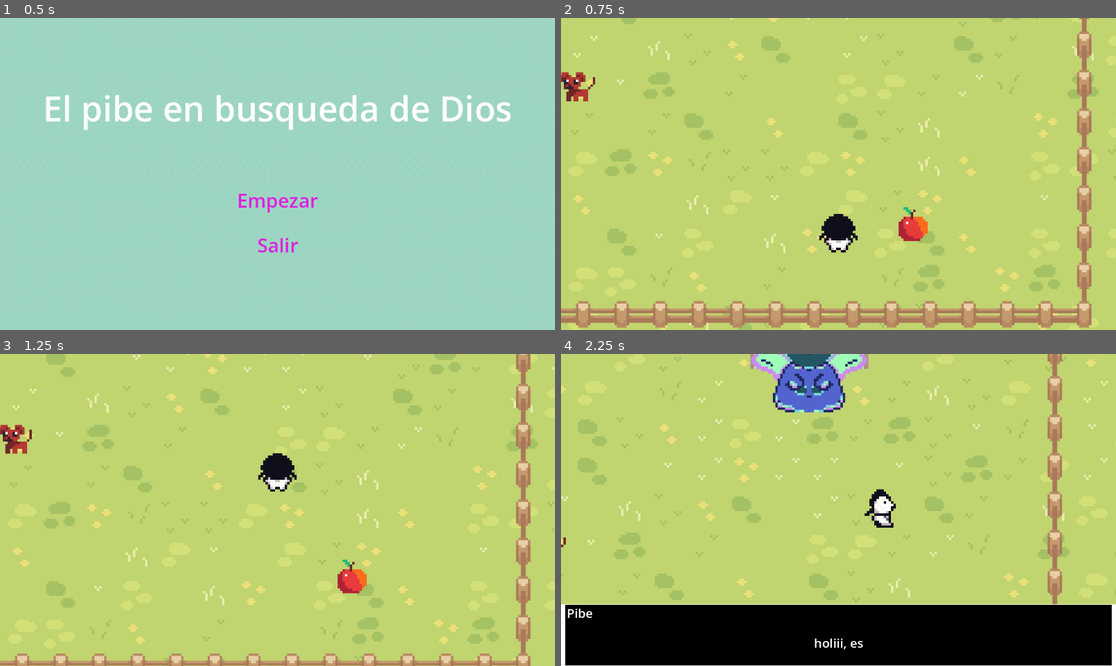
Above: before the commit, frames 1-4 (two rows, left to right).
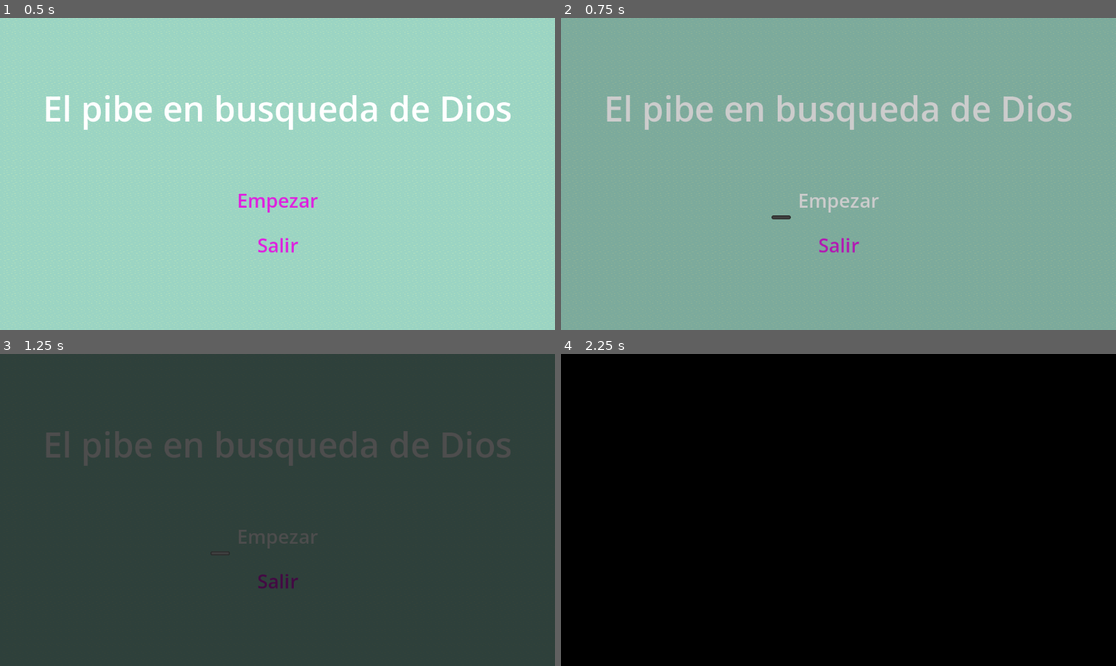
Above: after the commit, the same moments.

Repository: makiniqa/conocimiento-absurdo
Game: Godot game, scene res://Scenes/game.tscn
Two runs of this game, one before a commit and one after it. Both use one fixed random seed, a clock stepped at 60 frames per second and the inputs below.
Inputs (mouse positions are in pixels of both pictures, inside the frame that each line leads up to):
- Up to frame 1 (0.5 s): no input
- Up to frame 2 (0.75 s): click "Empezar" at 0.5 s
- Up to frame 3 (1.25 s): no input
- Up to frame 4 (2.25 s): click (838, 534) at 1.25 s, where only the run after the commit has a clickable "Empezar"; tap Enter at 2 s; hold Right (right) from 2.03 s (still down); tap Z at 2.1 s

Frame 1 is identical in both runs. In frame 2, 100% of the frame differs, in the area x 0-100%, y 0-100%; in frame 3, 100%; in frame 4, 81%.

Commit message:
retoques semi-finales :D

Diff:
--- a/Scenes/dialogue_box.tscn
+++ b/Scenes/dialogue_box.tscn
@@ -69,3 +69,4 @@
 
 [node name="AudioStreamPlayer" type="AudioStreamPlayer" parent="." unique_id=1694669748]
 volume_db = -10.0
+bus = &"Voces"
--- a/Scenes/game.tscn
+++ b/Scenes/game.tscn
@@ -12,6 +12,11 @@
 
 [node name="Level_Loader" parent="." unique_id=2094152714 instance=ExtResource("2_3dryh")]
 
+[node name="Music" type="AudioStreamPlayer" parent="." unique_id=1553599321]
+autoplay = true
+bus = &"Music"
+
 [connection signal="level_changed" from="Level_Loader" to="." method="_on_level_loader_level_changed"]
 [connection signal="menu_enter" from="Level_Loader" to="." method="_on_level_loader_menu_enter"]
 [connection signal="menu_exit" from="Level_Loader" to="." method="_on_level_loader_menu_exit"]
+[connection signal="music_changed" from="Level_Loader" to="." method="_on_level_loader_music_changed"]
--- a/Scenes/nivel_0.tscn
+++ b/Scenes/nivel_0.tscn
@@ -3,6 +3,43 @@
 [ext_resource type="Script" uid="uid://d0w0kc8d5myan" path="res://Scripts/nivel_0.gd" id="1_820xk"]
 [ext_resource type="Texture2D" uid="uid://l4wtivhr3kxw" path="res://Tilesets/Water.png" id="1_yjwmx"]
 [ext_resource type="Script" uid="uid://1mtyqshbwaky" path="res://Scripts/menu_button.gd" id="2_820xk"]
+
+[sub_resource type="Animation" id="Animation_l2piy"]
+resource_name = "FadeOut"
+length = 2.0
+tracks/0/type = "value"
+tracks/0/imported = false
+tracks/0/enabled = true
+tracks/0/path = NodePath(".:color")
+tracks/0/interp = 1
+tracks/0/loop_wrap = true
+tracks/0/keys = {
+"times": PackedFloat32Array(0, 1),
+"transitions": PackedFloat32Array(1, 1),
+"update": 0,
+"values": [Color(0, 0, 0, 0), Color(0, 0, 0, 1)]
+}
+
+[sub_resource type="Animation" id="Animation_3wii6"]
+length = 0.001
+tracks/0/type = "value"
+tracks/0/imported = false
+tracks/0/enabled = true
+tracks/0/path = NodePath(".:color")
+tracks/0/interp = 1
+tracks/0/loop_wrap = true
+tracks/0/keys = {
+"times": PackedFloat32Array(0),
+"transitions": PackedFloat32Array(1),
+"update": 0,
+"values": [Color(0, 0, 0, 0)]
+}
+
+[sub_resource type="AnimationLibrary" id="AnimationLibrary_3wii6"]
+_data = {
+&"FadeOut": SubResource("Animation_l2piy"),
+&"RESET": SubResource("Animation_3wii6")
+}
 
 [node name="Menu" type="Control" unique_id=1139996864]
 z_index = 2
@@ -71,5 +108,20 @@
 theme_override_font_sizes/font_size = 40
 text = "Salir"
 
+[node name="ColorRect" type="ColorRect" parent="." unique_id=1226528521]
+layout_mode = 1
+anchors_preset = 15
+anchor_right = 1.0
+anchor_bottom = 1.0
+grow_horizontal = 2
+grow_vertical = 2
+mouse_filter = 2
+color = Color(0, 0, 0, 0)
+
+[node name="AnimationPlayer" type="AnimationPlayer" parent="." unique_id=1448511277]
+root_node = NodePath("../ColorRect")
+libraries/ = SubResource("AnimationLibrary_3wii6")
+
 [connection signal="pressed" from="StartButton" to="." method="_on_start_button_pressed"]
 [connection signal="button_up" from="QuitButton" to="." method="_on_quit_button_button_up"]
+[connection signal="animation_finished" from="AnimationPlayer" to="." method="_on_animation_player_animation_finished"]
--- a/Scenes/nivel_1.tscn
+++ b/Scenes/nivel_1.tscn
@@ -716,7 +716,6 @@
 
 [sub_resource type="Animation" id="Animation_kyajb"]
 resource_name = "fade_out"
-length = 5.0
 tracks/0/type = "value"
 tracks/0/imported = false
 tracks/0/enabled = true
@@ -724,10 +723,10 @@
 tracks/0/interp = 2
 tracks/0/loop_wrap = true
 tracks/0/keys = {
-"times": PackedFloat32Array(0, 3, 5),
-"transitions": PackedFloat32Array(1, 1, 1),
+"times": PackedFloat32Array(0, 1),
+"transitions": PackedFloat32Array(1, 1),
 "update": 0,
-"values": [Color(0, 0, 0, 0), Color(0, 0, 0, 0), Color(0, 0, 0, 1)]
+"values": [Color(0, 0, 0, 0), Color(0, 0, 0, 1)]
 }
 tracks/1/type = "value"
 tracks/1/imported = false
@@ -736,10 +735,22 @@
 tracks/1/interp = 1
 tracks/1/loop_wrap = true
 tracks/1/keys = {
-"times": PackedFloat32Array(0, 3),
-"transitions": PackedFloat32Array(1, 1),
+"times": PackedFloat32Array(0),
+"transitions": PackedFloat32Array(1),
 "update": 1,
-"values": [false, true]
+"values": [true]
+}
+tracks/2/type = "value"
+tracks/2/imported = false
+tracks/2/enabled = true
+tracks/2/path = NodePath("Player:active")
+tracks/2/interp = 1
+tracks/2/loop_wrap = true
+tracks/2/keys = {
+"times": PackedFloat32Array(0),
+"transitions": PackedFloat32Array(1),
+"update": 1,
+"values": [false]
 }
 
 [sub_resource type="Animation" id="Animation_ql53f"]
@@ -793,6 +804,18 @@
 "update": 1,
 "values": [true, false]
 }
+tracks/4/type = "value"
+tracks/4/imported = false
+tracks/4/enabled = true
+tracks/4/path = NodePath("Orcnella/StaticBody2D2/CollisionShape2D:disabled")
+tracks/4/interp = 1
+tracks/4/loop_wrap = true
+tracks/4/keys = {
+"times": PackedFloat32Array(0),
+"transitions": PackedFloat32Array(1),
+"update": 1,
+"values": [true]
+}
 
 [sub_resource type="AnimationLibrary" id="AnimationLibrary_22i05"]
 _data = {
@@ -904,7 +927,6 @@
 y_sort_enabled = true
 
 [node name="CanvasLayer" type="CanvasLayer" parent="." unique_id=1071169265]
-visible = false
 
 [node name="ColorRect" type="ColorRect" parent="CanvasLayer" unique_id=1040808120]
 z_index = 1
@@ -913,7 +935,7 @@
 anchor_bottom = 1.0
 grow_horizontal = 2
 grow_vertical = 2
-color = Color(0, 0, 0, 1)
+color = Color(0, 0, 0, 0)
 
 [node name="AnimationPlayer" type="AnimationPlayer" parent="." unique_id=1610307949]
 libraries/ = SubResource("AnimationLibrary_22i05")
--- a/Scenes/nivel_2.tscn
+++ b/Scenes/nivel_2.tscn
@@ -399,7 +399,7 @@
 
 [sub_resource type="Animation" id="Animation_pot7g"]
 resource_name = "aparecePerritoWaf"
-length = 4.0
+length = 0.25
 tracks/0/type = "value"
 tracks/0/imported = false
 tracks/0/enabled = true
@@ -407,10 +407,10 @@
 tracks/0/interp = 1
 tracks/0/loop_wrap = true
 tracks/0/keys = {
-"times": PackedFloat32Array(0, 3.9666667),
+"times": PackedFloat32Array(0, 0.23333335),
 "transitions": PackedFloat32Array(1, 1),
 "update": 0,
-"values": [Vector2(-214, 196), Vector2(3, 198)]
+"values": [Vector2(140, 198), Vector2(3, 198)]
 }
 tracks/1/type = "value"
 tracks/1/imported = false
@@ -422,7 +422,7 @@
 "times": PackedFloat32Array(0),
 "transitions": PackedFloat32Array(1),
 "update": 1,
-"values": [true]
+"values": [false]
 }
 tracks/2/type = "value"
 tracks/2/imported = false
@@ -431,7 +431,7 @@
 tracks/2/interp = 1
 tracks/2/loop_wrap = true
 tracks/2/keys = {
-"times": PackedFloat32Array(0, 3.9666667),
+"times": PackedFloat32Array(0, 0.23333335),
 "transitions": PackedFloat32Array(1, 1),
 "update": 1,
 "values": [&"Run", &"Idle"]
--- /dev/null
+++ b/Scenes/nivel_4.tscn
@@ -0,0 +1,222 @@
+[gd_scene format=3 uid="uid://bv26g05v78qx3"]
+
+[ext_resource type="Script" uid="uid://b4h1sd2nkm0gw" path="res://Scripts/nivel_4.gd" id="1_5a4it"]
+
+[sub_resource type="LabelSettings" id="LabelSettings_pb1qq"]
+font_size = 64
+
+[sub_resource type="LabelSettings" id="LabelSettings_u2mur"]
+font_size = 25
+
+[sub_resource type="LabelSettings" id="LabelSettings_5a4it"]
+font_size = 30
+
+[sub_resource type="Animation" id="Animation_5a4it"]
+resource_name = "Creditos"
+length = 18.0
+tracks/0/type = "value"
+tracks/0/imported = false
+tracks/0/enabled = true
+tracks/0/path = NodePath("Nosotres:visible")
+tracks/0/interp = 1
+tracks/0/loop_wrap = true
+tracks/0/keys = {
+"times": PackedFloat32Array(0, 2, 6),
+"transitions": PackedFloat32Array(1, 1, 1),
+"update": 1,
+"values": [false, true, false]
+}
+tracks/1/type = "value"
+tracks/1/imported = false
+tracks/1/enabled = true
+tracks/1/path = NodePath("Cosas:visible")
+tracks/1/interp = 1
+tracks/1/loop_wrap = true
+tracks/1/keys = {
+"times": PackedFloat32Array(0, 6, 10),
+"transitions": PackedFloat32Array(1, 1, 1),
+"update": 1,
+"values": [false, true, false]
+}
+tracks/2/type = "value"
+tracks/2/imported = false
+tracks/2/enabled = true
+tracks/2/path = NodePath("Assets:visible")
+tracks/2/interp = 1
+tracks/2/loop_wrap = true
+tracks/2/keys = {
+"times": PackedFloat32Array(0, 10, 14),
+"transitions": PackedFloat32Array(1, 1, 1),
+"update": 1,
+"values": [false, true, false]
+}
+tracks/3/type = "value"
+tracks/3/imported = false
+tracks/3/enabled = true
+tracks/3/path = NodePath("ColorRect2:color")
+tracks/3/interp = 1
+tracks/3/loop_wrap = true
+tracks/3/keys = {
+"times": PackedFloat32Array(0, 14, 18),
+"transitions": PackedFloat32Array(1, 1, 1),
+"update": 0,
+"values": [Color(0, 0, 0, 0), Color(0, 0, 0, 0), Color(0, 0, 0, 1)]
+}
+
+[sub_resource type="Animation" id="Animation_u2mur"]
+length = 0.001
+tracks/0/type = "value"
+tracks/0/imported = false
+tracks/0/enabled = true
+tracks/0/path = NodePath("Nosotres:visible")
+tracks/0/interp = 1
+tracks/0/loop_wrap = true
+tracks/0/keys = {
+"times": PackedFloat32Array(0),
+"transitions": PackedFloat32Array(1),
+"update": 1,
+"values": [true]
+}
+tracks/1/type = "value"
+tracks/1/imported = false
+tracks/1/enabled = true
+tracks/1/path = NodePath("Cosas:visible")
+tracks/1/interp = 1
+tracks/1/loop_wrap = true
+tracks/1/keys = {
+"times": PackedFloat32Array(0),
+"transitions": PackedFloat32Array(1),
+"update": 1,
+"values": [false]
+}
+tracks/2/type = "value"
+tracks/2/imported = false
+tracks/2/enabled = true
+tracks/2/path = NodePath("Assets:visible")
+tracks/2/interp = 1
+tracks/2/loop_wrap = true
+tracks/2/keys = {
+"times": PackedFloat32Array(0),
+"transitions": PackedFloat32Array(1),
+"update": 1,
+"values": [false]
+}
+tracks/3/type = "value"
+tracks/3/imported = false
+tracks/3/enabled = true
+tracks/3/path = NodePath("ColorRect2:color")
+tracks/3/interp = 1
+tracks/3/loop_wrap = true
+tracks/3/keys = {
+"times": PackedFloat32Array(0),
+"transitions": PackedFloat32Array(1),
+"update": 0,
+"values": [Color(0, 0, 0, 0)]
+}
+
+[sub_resource type="AnimationLibrary" id="AnimationLibrary_u2mur"]
+_data = {
+&"Creditos": SubResource("Animation_5a4it"),
+&"RESET": SubResource("Animation_u2mur")
+}
+
+[node name="nivel_4" type="Control" unique_id=1816973133]
+layout_mode = 3
+anchors_preset = 15
+anchor_right = 1.0
+anchor_bottom = 1.0
+grow_horizontal = 2
+grow_vertical = 2
+script = ExtResource("1_5a4it")
+
+[node name="ColorRect" type="ColorRect" parent="." unique_id=1113883587]
+layout_mode = 1
+anchors_preset = 15
+anchor_right = 1.0
+anchor_bottom = 1.0
+grow_horizontal = 2
+grow_vertical = 2
+color = Color(0, 0, 0, 1)
+
+[node name="Label" type="Label" parent="." unique_id=831394243]
+layout_mode = 1
+anchors_preset = 10
+anchor_right = 1.0
+offset_bottom = 23.0
+grow_horizontal = 2
+text = "El Pibe en busqueda de Dios"
+label_settings = SubResource("LabelSettings_pb1qq")
+horizontal_alignment = 1
+vertical_alignment = 1
+
+[node name="Nosotres" type="Label" parent="." unique_id=603735910]
+layout_mode = 1
+anchors_preset = 8
+anchor_left = 0.5
+anchor_top = 0.5
+anchor_right = 0.5
+anchor_bottom = 0.5
+offset_left = -315.5
+offset_top = -17.5
+offset_right = 315.5
+offset_bottom = 17.5
+grow_horizontal = 2
+grow_vertical = 2
+text = "Creado por Mapacha y Makiniqa para la Game Jam Exactas :)"
+label_settings = SubResource("LabelSettings_u2mur")
+
+[node name="Cosas" type="Label" parent="." unique_id=156923873]
+visible = false
+layout_mode = 1
+anchors_preset = 8
+anchor_left = 0.5
+anchor_top = 0.5
+anchor_right = 0.5
+anchor_bottom = 0.5
+offset_left = -224.5
+offset_top = -24.5
+offset_right = 224.5
+offset_bottom = 24.5
+grow_horizontal = 2
+grow_vertical = 2
+text = "Sprites por Temi y Makiniqa
+Programación y diseño por Mapacha y Makiniqa"
+label_settings = SubResource("LabelSettings_5a4it")
+horizontal_alignment = 1
+vertical_alignment = 1
+
+[node name="Assets" type="Label" parent="." unique_id=1071316522]
+visible = false
+layout_mode = 1
+anchors_preset = 8
+anchor_left = 0.5
+anchor_top = 0.5
+anchor_right = 0.5
+anchor_bottom = 0.5
+offset_left = -224.5
+offset_top = -24.5
+offset_right = 224.5
+offset_bottom = 24.5
+grow_horizontal = 2
+grow_vertical = 2
+text = "Asset packs utilizados:
+Musica por Clement Panchout – www.clementpanchout.com
+Sprout Lands por Cup Nooble – https://cupnooble.itch.io/"
+label_settings = SubResource("LabelSettings_5a4it")
+horizontal_alignment = 1
+vertical_alignment = 1
+
+[node name="AnimationPlayer" type="AnimationPlayer" parent="." unique_id=339531810]
+libraries/ = SubResource("AnimationLibrary_u2mur")
+autoplay = &"Creditos"
+
+[node name="ColorRect2" type="ColorRect" parent="." unique_id=426691920]
+layout_mode = 1
+anchors_preset = 15
+anchor_right = 1.0
+anchor_bottom = 1.0
+grow_horizontal = 2
+grow_vertical = 2
+color = Color(0, 0, 0, 0)
+
+[connection signal="animation_finished" from="AnimationPlayer" to="." method="_on_animation_player_animation_finished"]
--- a/Scripts/game.gd
+++ b/Scripts/game.gd
@@ -3,3 +3,11 @@
 func _on_level_loader_level_changed() -> void:
 	print("cambio de nivel :3")
 	pass # Replace with function body.
+
+
+func _on_level_loader_music_changed(stream: Variant) -> void:
+	if stream:
+		$Music.stream = stream
+		$Music.play()
+	else:
+		$Music.stop()
--- a/Scripts/level_loader.gd
+++ b/Scripts/level_loader.gd
@@ -4,8 +4,10 @@
 var current_level
 
 signal level_changed
+signal music_changed(stream)
 signal menu_enter
 signal menu_exit
+
 
 func _ready() -> void:
 	var levelRe := RegEx.create_from_string("nivel_[0-9]+\\.tscn")
@@ -16,6 +18,8 @@
 
 	current_level = 0
 	add_child(load(levels[0]).instantiate())
+	var music = get_children(true)[0].music
+	music_changed.emit(music)
 	menu_enter.emit()
 
 func change_level(level) -> void:
@@ -29,6 +33,9 @@
 	current_level = level
 	add_child(load(levels[current_level]).instantiate())
 	level_changed.emit()
+	var music = get_children(true)[0].music
+	music_changed.emit(music)
+
 
 func _process(_delta: float) -> void:
 	for child in get_children(true):
--- a/Scripts/nivel_0.gd
+++ b/Scripts/nivel_0.gd
@@ -1,7 +1,9 @@
 extends Control
 
 var change_level := false
-var next_level: int
+var next_level := 1
+var shouldQuit := false
+var music = preload("uid://c83y38jq3nrp8")
 
 func shouldChangeLevel() -> bool:
 	return change_level
@@ -10,9 +12,14 @@
 	return next_level
 
 func _on_start_button_pressed() -> void:
-	change_level = true
-	next_level = 1
-
+	$AnimationPlayer.play("FadeOut")
 
 func _on_quit_button_button_up() -> void:
-	get_tree().quit()
+	shouldQuit = true
+	$AnimationPlayer.play("FadeOut")
+
+func _on_animation_player_animation_finished(anim_name: StringName) -> void:
+	if shouldQuit:
+		get_tree().quit()
+	else:
+		change_level = true
--- a/Scripts/nivel_1.gd
+++ b/Scripts/nivel_1.gd
@@ -6,6 +6,7 @@
 var personita_tiene_hojita := false
 var personita_tiene_marcadores := false
 var puerta_desbloqueada := false
+var music := preload("uid://xbanpo4nr1a3")
 
 var orcnella := Character.new("Orcnella", "ah")
 var librero := Character.new("Librero", "honk")
@@ -33,6 +34,7 @@
 	if anim_name == "enter_level":
 		if not $DialogueBox.begin_dialogue("enter_level"):
 			return
+		$Player.active = false
 		pibe.say("holiii, estoy en busqueda de dios >:)")
 		pibe.say("él mismo me dijo que vive acá pero no sé qué onda")
 		pibe.say("es re raro este lugar...")
@@ -44,6 +46,7 @@
 		dios.say("MARCADOR.")
 		dios.say("...")
 		pibe.say("me pregunto qué significará esto :O")
+		$DialogueBox.set_callable_on_queue_end(func (): $Player.active = true)
 		$DialogueBox.end_dialogue()
 
 
--- a/Scripts/nivel_2.gd
+++ b/Scripts/nivel_2.gd
@@ -2,10 +2,13 @@
 
 var chica := Character.new("Chica", "ah", DialogueBox.default_talking_speed*0.75)
 var perro := Character.new("Pishito", "bark")
+var music := preload("uid://csm64v3d16vfi")
 
 var agarrasteLaChapa := false
 var vinoElPerritoConELDisco := false
 var agarrasteElDisco := false
+var pusisteElDisco := false
+var teAtropellaron := false
 
 func _ready():
 	$Puerta/Salida/CollisionShape2D.disabled = true
@@ -55,23 +58,30 @@
 		return
 	if not agarrasteElDisco:
 		pibe.say("oh un tocadiscos :O que retro")
-	else:
+	elif not pusisteElDisco:
 		$Tocadiscos/AnimatedSprite2D.play("playing")
 		chica.say("...")
 		chica.say("eeeee temazoooooo")
 		$DialogueBox.set_callable_on_queue_end(func (): $AnimationPlayer.play("chicaSeVa"))
+		pusisteElDisco = true
+	else:
+		pibe.say("... no está sonando nada o.O")
 	$DialogueBox.end_dialogue()
 
 
 func _on_cortina_y_cuadro_interact() -> void:
 	if not $DialogueBox.begin_dialogue("cuadrocortina"):
 		return
-	$Player.active = false
-	$AnimationPlayer.play("preatropellao")
-	pibe.say("che hay algo acá")
-	$CortinaYCuadro/AnimatedSprite2D.play("open")
-	$CortinaYCuadro/AnimatedSprite2D2.play("open")
-	$CortinaYCuadro/Area2D/CollisionShape2D.disabled = true
+	if not teAtropellaron:
+		$Player.active = false
+		$AnimationPlayer.play("preatropellao")
+		pibe.say("che hay algo acá")
+		$CortinaYCuadro/AnimatedSprite2D.play("open")
+		$CortinaYCuadro/AnimatedSprite2D2.play("open")
+		#$CortinaYCuadro/Area2D/CollisionShape2D.disabled = true
+		teAtropellaron = true
+	else:
+		pibe.say("que mierda fue eso")
 	$DialogueBox.end_dialogue()
 
 
@@ -95,6 +105,8 @@
 	$DialogueBox.end_dialogue()
 
 func _on_auto_roto_interact() -> void:
+	if not $AutoRoto.visible:
+		return
 	if not $DialogueBox.begin_dialogue("autoroto"):
 		return
 	pibe.say(":O se salió el cosito este de la rueda")
--- a/Scripts/nivel_3.gd
+++ b/Scripts/nivel_3.gd
@@ -1,6 +1,7 @@
 extends Level
 
 var tecnico := Character.new("Tecnico", "honk")
+var music = null
 
 func _ready():
 	Character.dialogueBox = $DialogueBox
@@ -79,4 +80,4 @@
 
 func end_level():
 	change_level = true
-	next_level = 0 #TODO: agregar nivel final
+	next_level = 4
--- /dev/null
+++ b/Scripts/nivel_4.gd
@@ -0,0 +1,15 @@
+extends Control
+
+var music := preload("uid://b8r1fy67uav3q")
+
+var change_level := false
+var next_level := 0
+
+func getNextLevel() -> int:
+	return next_level
+
+func shouldChangeLevel():
+	return change_level
+
+func _on_animation_player_animation_finished(anim_name: StringName) -> void:
+	change_level = true
--- /dev/null
+++ b/default_bus_layout.tres
@@ -0,0 +1,15 @@
+[gd_resource type="AudioBusLayout" format=3 uid="uid://cnxdpldbwty3a"]
+
+[resource]
+bus/1/name = &"Music"
+bus/1/solo = false
+bus/1/mute = false
+bus/1/bypass_fx = false
+bus/1/volume_db = 0.0
+bus/1/send = &"Master"
+bus/2/name = &"Voces"
+bus/2/solo = false
+bus/2/mute = false
+bus/2/bypass_fx = false
+bus/2/volume_db = 0.0
+bus/2/send = &"Master"
Not shown, added: Music/2014 07_ Clement Panchout_ Partycles OST_ Cheerful Title Screen.wav.import
Not shown, added: Music/2016_ Clement Panchout_ Life is full of Joy.wav.import
Not shown, added: Music/Clement Panchout _ Unsettling victory _ 2019.wav.import
Not shown, added: Music/Clement Panchout_ Best Party Ever _ 2019.wav.import
Not shown, added: Scripts/nivel_4.gd.uid
Not shown, added: Music/2014 07_ Clement Panchout_ Partycles OST_ Cheerful Title Screen.wav
Not shown, added: Music/2016_ Clement Panchout_ Life is full of Joy.wav
Not shown, added: Music/Clement Panchout _ Unsettling victory _ 2019.wav
Not shown, added: Music/Clement Panchout_ Best Party Ever _ 2019.wav
